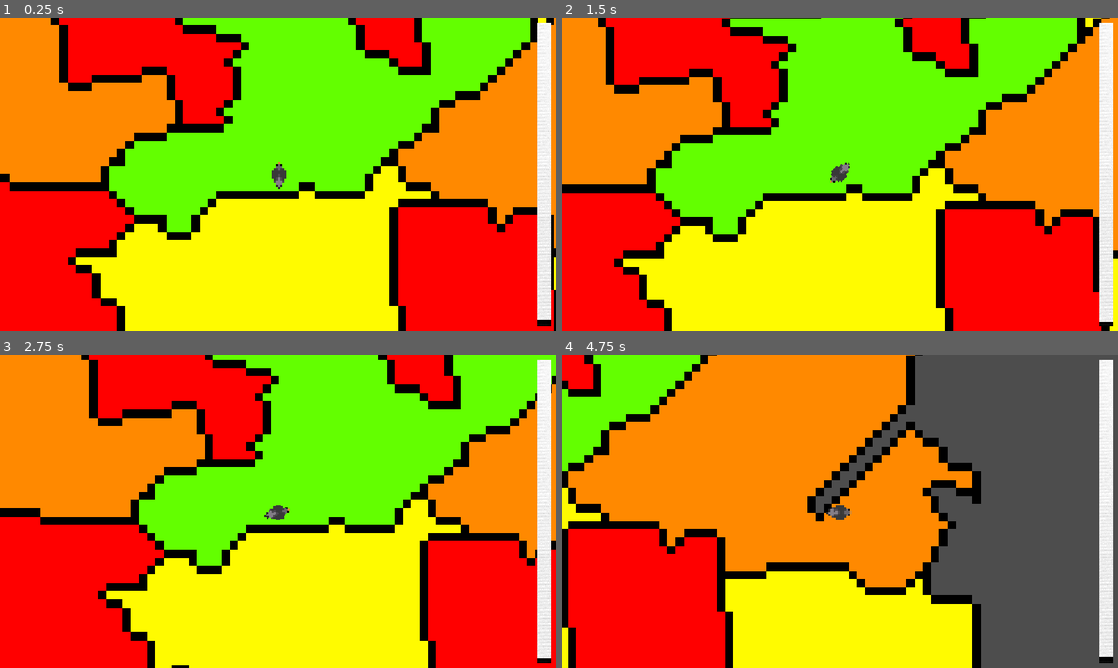
Above: before the commit, frames 1-4 (two rows, left to right).
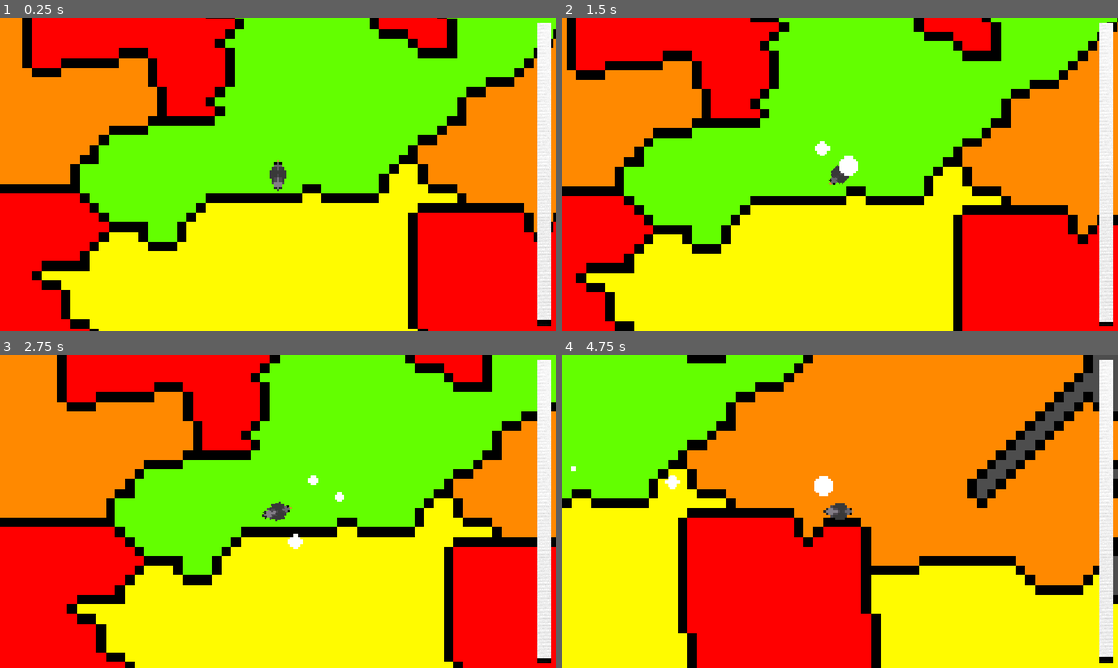
Above: after the commit, the same moments.

Repository: errorcodezero/horizons-nexus
Game: Godot game, scene res://scenes/main.tscn
Two runs of this game, one before a commit and one after it. Both use one fixed random seed, a clock stepped at 60 frames per second and the inputs below.
Inputs:
- Up to frame 1 (0.25 s): no input
- Up to frame 2 (1.5 s): hold D (Turn Right) 0.53-1.28 s; hold Space (Action, bound only after the commit) 0.53-1.28 s; hold S (Slow Down) from 1.28 s (still down); tap Space (Action, bound only after the commit) at 1.35 s
- Up to frame 3 (2.75 s): release S (Slow Down) at 2.03 s; hold D (Turn Right) from 2.03 s (still down); hold Space (Action, bound only after the commit) from 2.03 s (still down)
- Up to frame 4 (4.75 s): release D (Turn Right) at 2.78 s; release Space (Action, bound only after the commit) at 2.78 s; hold Up (Speed Up) 2.78-3.53 s; tap Space (Action, bound only after the commit) at 2.85, 4.35 s; hold Space (Action, bound only after the commit) 3.53-4.28 s; hold A (Turn Left) from 3.53 s (still down)

The runs differ from the first frame. In frame 1, 21% of the frame differs, in the area x 0-100%, y 0-100%; in frame 2, 22%; in frame 3, 20%; in frame 4, 68%.

Commit message:
droppings finished

Diff:
--- a/project.godot
+++ b/project.godot
@@ -49,6 +49,12 @@
 , Object(InputEventKey,"resource_local_to_scene":false,"resource_name":"","device":-1,"window_id":0,"alt_pressed":false …(186 unchanged characters)…
 ]
 }
+Action={
+"deadzone": 0.2,
+"events": [Object(InputEventKey,"resource_local_to_scene":false,"resource_name":"","device":-1,"window_id":0,"alt_pressed":false,"shift_pressed":false,"ctrl_pressed":false,"meta_pressed":false,"pressed":false,"keycode":0,"physical_keycode":32,"key_label":0,"unicode":32,"location":0,"echo":false,"script":null)
+, Object(InputEventKey,"resource_local_to_scene":false,"resource_name":"","device":-1,"window_id":0,"alt_pressed":false,"shift_pressed":false,"ctrl_pressed":false,"meta_pressed":false,"pressed":false,"keycode":0,"physical_keycode":4194309,"key_label":0,"unicode":0,"location":0,"echo":false,"script":null)
+]
+}
 
 [physics]
 
--- a/scenes/global.tscn
+++ b/scenes/global.tscn
@@ -2,5 +2,5 @@
 
 [ext_resource type="Script" uid="uid://c6jmm46m0u3mc" path="res://scenes/global.gd" id="1_4pk28"]
 
-[node name="global" type="Node" unique_id=630545905]
+[node name="Global" type="Node" unique_id=630545905]
 script = ExtResource("1_4pk28")
--- a/scenes/main.tscn
+++ b/scenes/main.tscn
@@ -1,8 +1,8 @@
 [gd_scene format=3 uid="uid://155xx7s6y6ta"]
 
-[ext_resource type="PackedScene" uid="uid://dnb1a27ipq8sy" path="res://scenes/citys/san_francisco.tscn" id="1_0wfyh"]
+[ext_resource type="PackedScene" uid="uid://dnb1a27ipq8sy" path="res://scenes/cities/san_francisco.tscn" id="1_0wfyh"]
 [ext_resource type="PackedScene" uid="uid://bd4bt1rg8gkjl" path="res://scenes/speed_hud.tscn" id="2_jyhfs"]
-[ext_resource type="PackedScene" uid="uid://1078q3m6nynj" path="res://scenes/pigeon(Archived).tscn" id="2_sugp2"]
+[ext_resource type="PackedScene" uid="uid://bckcgnniowsvd" path="res://scenes/pigeon/pigeon.tscn" id="2_sugp2"]
 
 [node name="main" type="Node2D" unique_id=665289071]
 
@@ -13,4 +13,5 @@
 [node name="SpeedHUD" parent="." unique_id=1818098063 instance=ExtResource("2_jyhfs")]
 
 [node name="Pigeon" parent="." unique_id=2018570939 instance=ExtResource("2_sugp2")]
-min_speed = 40
+drag = null
+angular_speed = null
--- a/scenes/pigeon(Archived).tscn
+++ /dev/null
@@ -1,15 +0,0 @@
-[gd_scene format=3 uid="uid://1078q3m6nynj"]
-
-[ext_resource type="Script" uid="uid://bkhmiq3ly7mxs" path="res://scenes/pigeon/pigeon.gd" id="1_h0uj3"]
-[ext_resource type="Texture2D" uid="uid://b3yp4wtw1c3en" path="res://assets/pigeon-rest.png" id="2_ga46t"]
-
-[node name="Pigeon" type="CharacterBody2D" unique_id=2018570939]
-script = ExtResource("1_h0uj3")
-
-[node name="Sprite2D" type="Sprite2D" parent="." unique_id=219831636]
-texture = ExtResource("2_ga46t")
-
-[node name="CollisionShape2D" type="CollisionShape2D" parent="." unique_id=1325646949]
-
-[node name="Camera2D" type="Camera2D" parent="." unique_id=1642641673]
-zoom = Vector2(4.275, 4.275)
--- a/scenes/pigeon/dropping.gd
+++ b/scenes/pigeon/dropping.gd
@@ -9,7 +9,6 @@
 
 func _ready() -> void:
 	hitbox.get_child(0).disabled = true
-	drop()
 
 func drop() -> void:
 	timer.start()
--- a/scenes/pigeon/pigeon.gd
+++ b/scenes/pigeon/pigeon.gd
@@ -8,16 +8,19 @@
 
 @onready var sprite_2d: Sprite2D = $Sprite2D
 @onready var timer: Timer
+@onready var spawner: Node2D = $Spawner
+
 
 var input_linear: float
 var input_angular: float
 
-
-
+func _unhandled_input(event: InputEvent) -> void:
+	if event.is_action_pressed("Action"):
+		spawner.dropBomb(preload("res://scenes/pigeon/dropping.tscn"))
 
 func _physics_process(_delta: float) -> void:
-	var input_linear: float = Input.get_axis("Slow Down", "Speed Up")
-	var input_angular: float = Input.get_axis("Turn Left", "Turn Right")
+	input_linear = Input.get_axis("Slow Down", "Speed Up")
+	input_angular = Input.get_axis("Turn Left", "Turn Right")
 
 	rotate(input_angular * angular_speed)
 
@@ -26,11 +29,12 @@
 			Vector2.UP.rotated(rotation) *
 			max_speed, acceleration
 		)
+		Global.emit_signal("get_speed", velocity.length())
 	elif velocity.length() < min_speed:
 		velocity = Vector2.UP.rotated(rotation) * min_speed
 		Global.emit_signal("get_speed", velocity.length())
 	elif input_linear == -1:
-		velocity = velocity.move_toward(Vector2.ZERO, drag*2)
+		velocity = velocity.move_toward(Vector2.ZERO, drag * 2)
 		Global.emit_signal("get_speed", velocity.length())
 	else:
 		velocity = velocity.move_toward(Vector2.ZERO, drag)
--- a/scenes/pigeon/pigeon.tscn
+++ b/scenes/pigeon/pigeon.tscn
@@ -2,6 +2,10 @@
 
 [ext_resource type="Script" uid="uid://bkhmiq3ly7mxs" path="res://scenes/pigeon/pigeon.gd" id="1_h0uj3"]
 [ext_resource type="Texture2D" uid="uid://b3yp4wtw1c3en" path="res://assets/pigeon-rest.png" id="2_ga46t"]
+[ext_resource type="Script" uid="uid://dtogcjahrfrk5" path="res://scenes/pigeon/spawner.gd" id="3_762vb"]
+
+[sub_resource type="CircleShape2D" id="CircleShape2D_jyhfs"]
+radius = 7.0
 
 [node name="Pigeon" type="CharacterBody2D" unique_id=2018570939]
 script = ExtResource("1_h0uj3")
@@ -10,12 +14,17 @@
 acceleration = 2
 
 [node name="Sprite2D" type="Sprite2D" parent="." unique_id=219831636]
+position = Vector2(-0.5, 0)
 texture = ExtResource("2_ga46t")
 
-[node name="CollisionShape2D" type="CollisionShape2D" parent="." unique_id=1325646949]
+[node name="Hitbox" type="CollisionShape2D" parent="." unique_id=1325646949]
+shape = SubResource("CircleShape2D_jyhfs")
 
 [node name="Camera2D" type="Camera2D" parent="." unique_id=2098406741]
 zoom = Vector2(5, 5)
 
 [node name="Timer" type="Timer" parent="." unique_id=2008536197]
 one_shot = true
+
+[node name="Spawner" type="Node2D" parent="." unique_id=1461187715]
+script = ExtResource("3_762vb")
--- /dev/null
+++ b/scenes/pigeon/spawner.gd
@@ -0,0 +1,9 @@
+extends Node2D
+
+@export var currentBomb: PackedScene
+
+func dropBomb(bomb: PackedScene) -> void:
+	var loadedBomb: CharacterBody2D = bomb.instantiate()
+	get_tree().root.add_child(loadedBomb)
+	loadedBomb.global_position = global_position
+	loadedBomb.drop()
Renamed: scenes/citys/san_francisco.tscn -> scenes/cities/san_francisco.tscn
Not shown, added: scenes/pigeon/spawner.gd.uid
